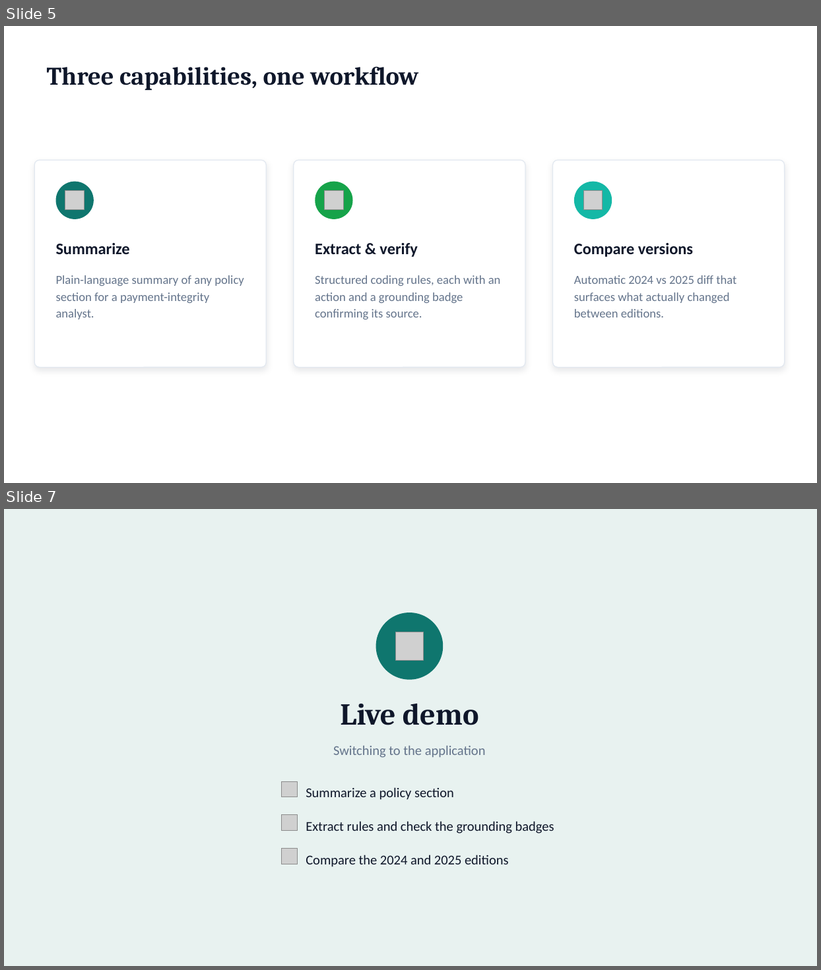
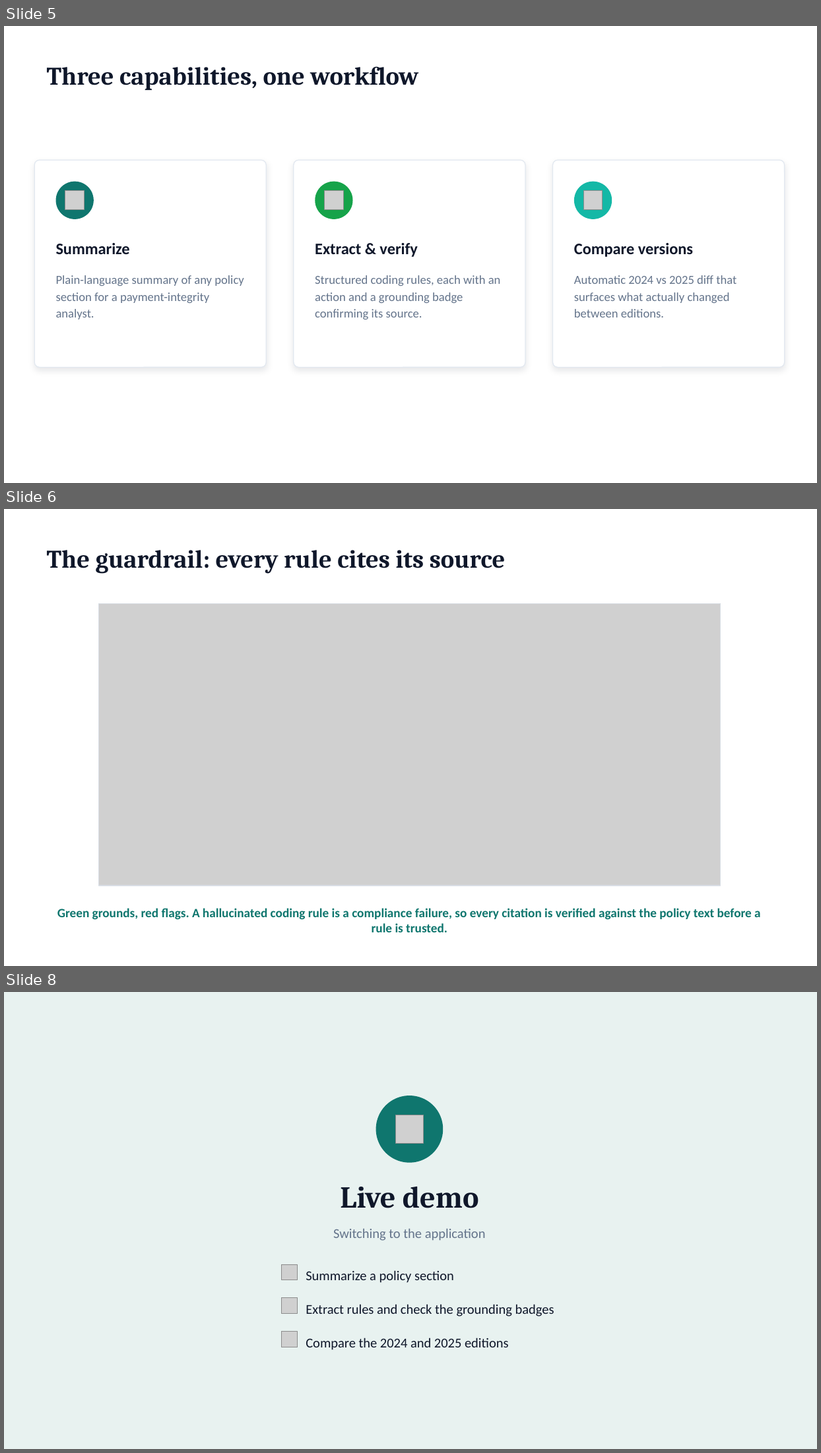
Before and after one commit to KESHAV8087/cotiviti-policy-to-rules, a slide deck: Slides.pptx. Shown one above the other, each under a label of ours: slides 5 and 7 before the commit, slides 5, 6 and 8 after it; the slides between them are not shown. The pictures are 821x970 and 821x1453 pixels, drawn with LibreOffice and Linux fonts; fonts in the diff are those of the drawing; grey boxes stand for pictures. Boxes give left, top, right and bottom in pixels: in the first picture for what was removed or moved away, otherwise in the second. Text is boxed around its words. In the diff, an @@ line names an element or a change of style, - is before the commit and + after.

Commit message:
Add UI screenshots; fix explain-on-empty-section, section-citation resolver, summarize guard; embed screenshots in README and slides; sharpen business payoff and change-detection framing

```diff
--- a/Slides.pptx
+++ b/Slides.pptx
@@ slide 6 added at box(4, 509, 817, 966), background #FFFFFF @@
@@ text added at box(47, 550, 506, 574), 30 pt, text #0F172A, bold @@
+The guardrail: every rule cites its source
@@ picture added at box(98, 603, 721, 886) @@
@@ rectangle added at box(98, 603, 721, 886), outline #D9DEE5 1 pt @@
@@ text added at box(57, 908, 760, 933), 15 pt, text #0F766E, bold @@
+Green grounds, red flags. A hallucinated coding rule is a compliance failure, so every citation is verified against the policy text before a rule is trusted.
@@ what was slide 7 is now slide 8 @@
```
Also in this commit, not shown: 2 slides changed, 1 other slide added, 1 slide removed, 6 other files.
